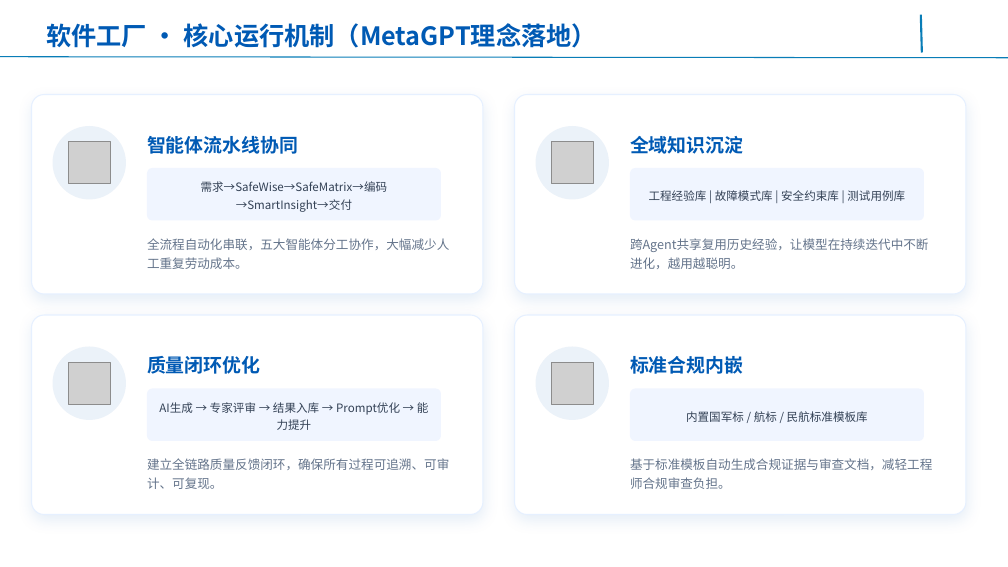
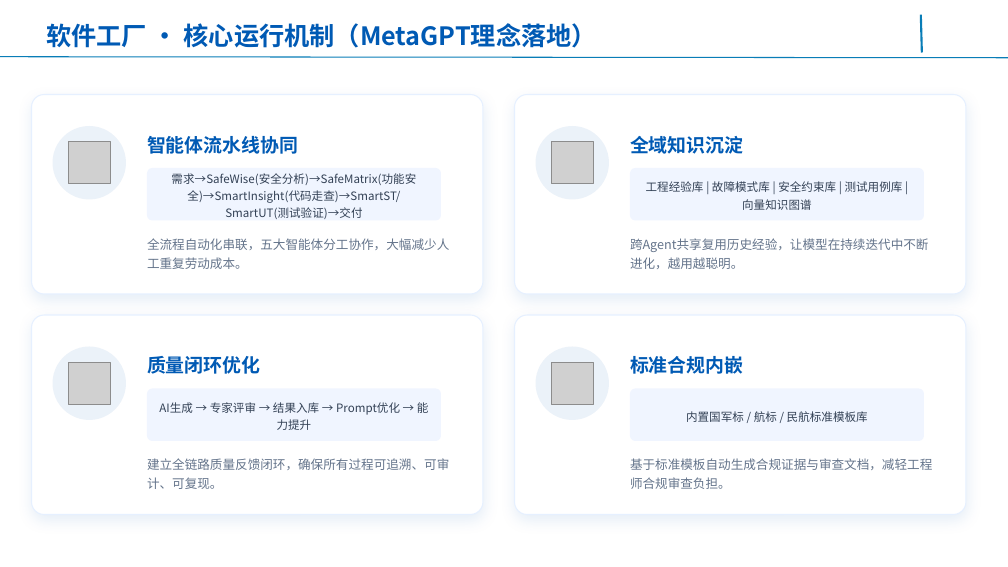
Before and after one commit to AgentForSE/.github, a slide deck: slide 29 of 基于AgentForSE五大智能体的装备软件智能研发平台-0.1.pptx. Drawn at 1008x567 pixels with LibreOffice and Linux fonts; fonts in the diff are those of the drawing; grey boxes stand for pictures; background and template pictures are left out. Boxes give left, top, right and bottom in pixels: in the first picture for what was removed or moved away, otherwise in the second. Text is boxed around its words. In the diff, an @@ line names an element or a change of style, - is before the commit and + after.

```diff
--- a/基于AgentForSE五大智能体的装备软件智能研发平台-0.1.pptx
+++ b/基于AgentForSE五大智能体的装备软件智能研发平台-0.1.pptx
@@ text in rounded rectangle at [171, 173, 416, 219]: text changed @@
-需求→SafeWise→SafeMatrix→编码→SmartInsight→交付
+需求→SafeWise(安全分析)→SafeMatrix(功能安全)→SmartInsight(代码走查)→SmartST/SmartUT(测试验证)→交付
@@ text in rounded rectangle at [646, 181, 903, 210]: text changed @@
-工程经验库 | 故障模式库 | 安全约束库 | 测试用例库
+工程经验库 | 故障模式库 | 安全约束库 | 测试用例库 | 向量知识图谱
```
Also in this commit, not shown: 8 other slides changed.
